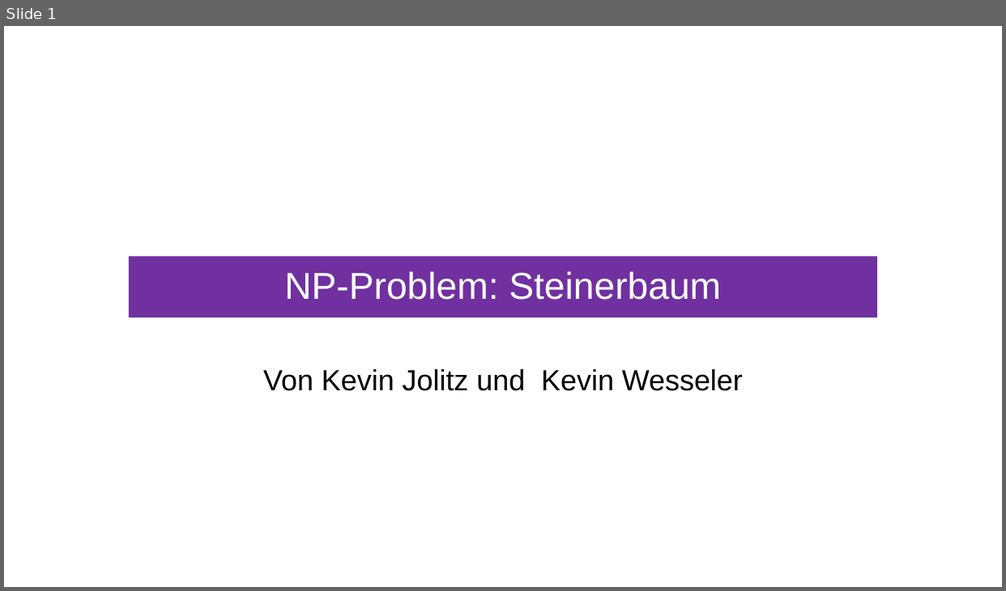
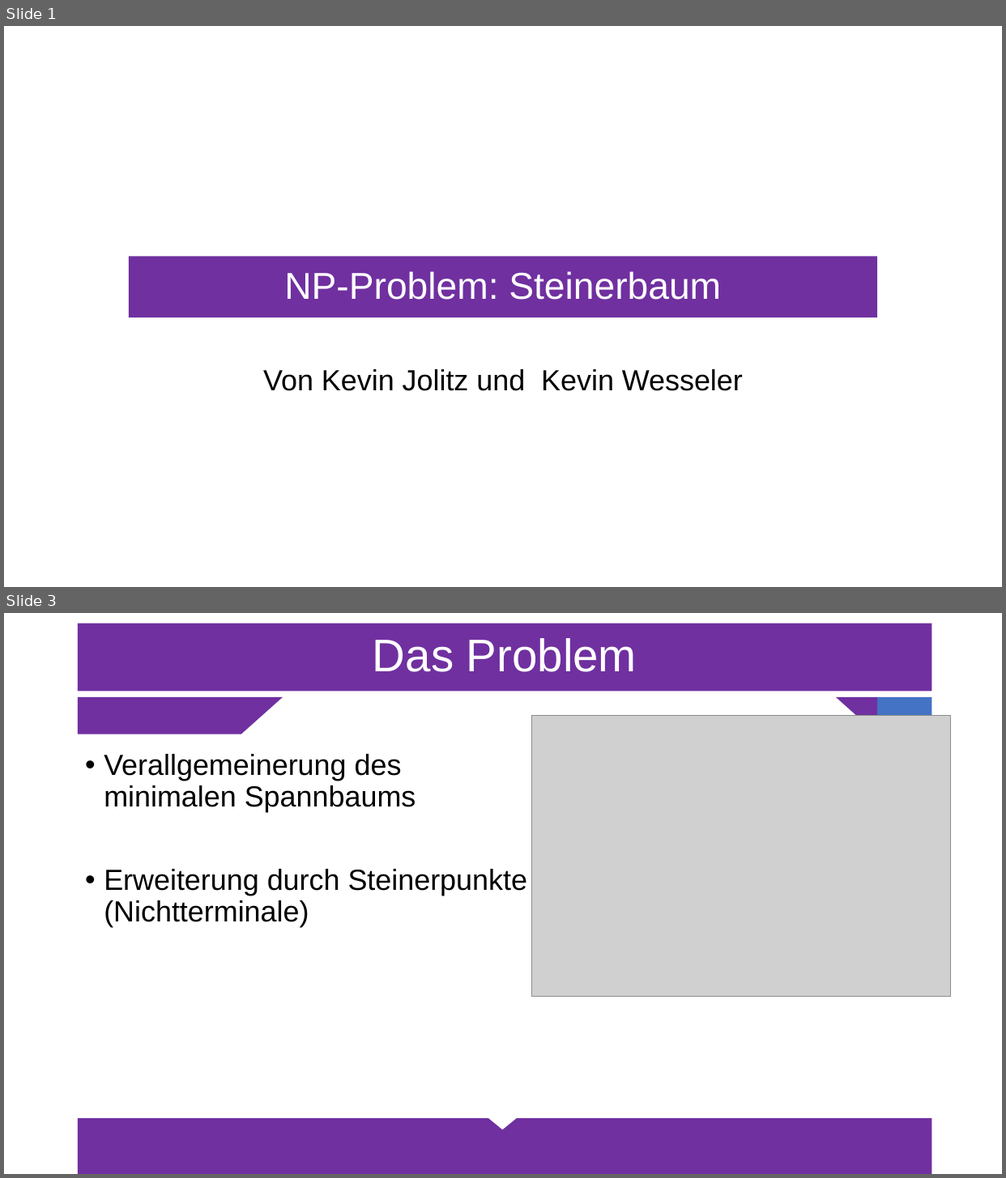
Before and after one commit to Sl0thking/Steinerbaum_Jolitz_Wesseler, a slide deck: Steinerbaum/Steinerbaum_1.pptx. Shown one above the other, each under a label of ours: slide 1 before the commit, slides 1 and 3 after it; the slides between them are not shown. The pictures are 1006x591 and 1006x1178 pixels, drawn with LibreOffice and Linux fonts; fonts in the diff are those of the drawing; grey boxes stand for pictures. Boxes give left, top, right and bottom in pixels: in the first picture for what was removed or moved away, otherwise in the second. Text is boxed around its words. In the diff, an @@ line names an element or a change of style, - is before the commit and + after.

```diff
--- a/Steinerbaum/Steinerbaum_1.pptx
+++ b/Steinerbaum/Steinerbaum_1.pptx
@@ slide 3 added at bbox=[4, 613, 1002, 1174], background #FFFFFF @@
@@ title added at bbox=[78, 624, 931, 692], fill #7030A0, 44 pt, text #FFFFFF @@
+Das Problem
@@ rectangle added at bbox=[78, 697, 241, 735], fill #7030A0 @@
@@ right triangle added at bbox=[241, 697, 283, 735], fill #7030A0 @@
@@ right triangle added at bbox=[836, 697, 877, 735], fill #7030A0 @@
@@ rectangle added at bbox=[878, 697, 932, 734], fill #4472C4 @@
@@ picture added at bbox=[533, 716, 951, 996] @@
@@ text added at bbox=[104, 754, 528, 927], 28 pt, text #000000 @@
+• Verallgemeinerung des minimalen Spannbaums
+• Erweiterung durch Steinerpunkte (Nichtterminale)
@@ rectangle added at bbox=[78, 1119, 931, 1174], fill #7030A0 @@
@@ triangle added at bbox=[489, 1118, 516, 1130], fill #FFFFFF, outline #FFFFFF 1 pt @@
```
Also in this commit, not shown: 1 slide changed.
